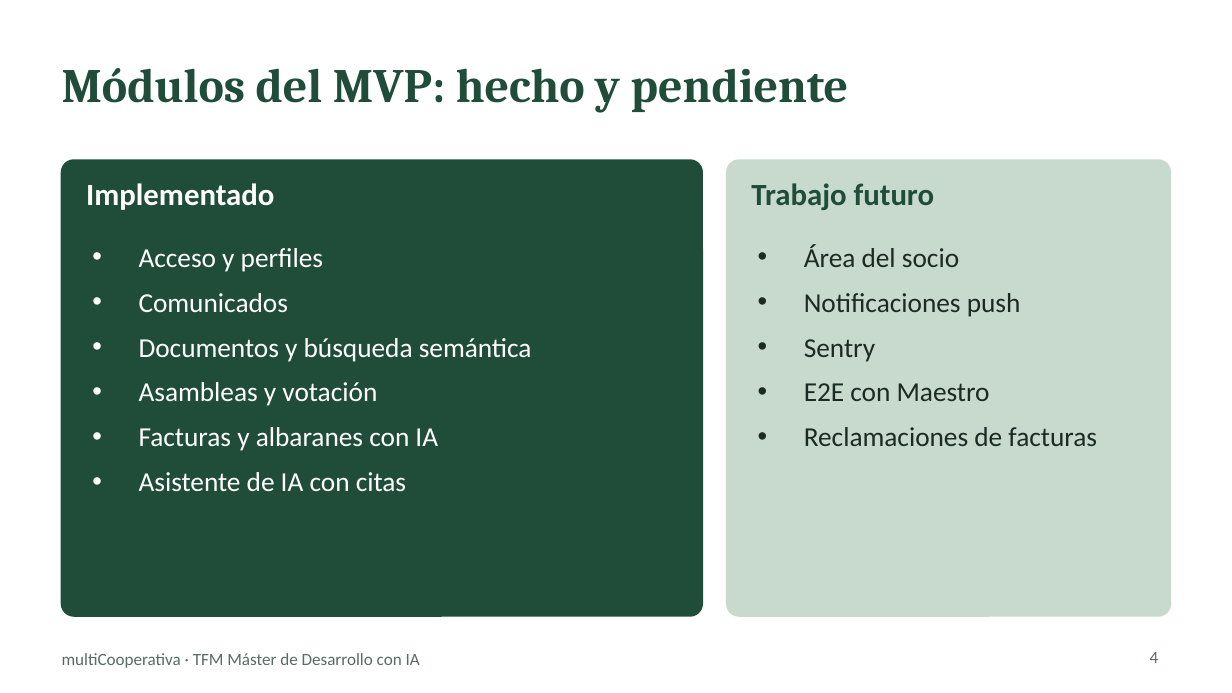
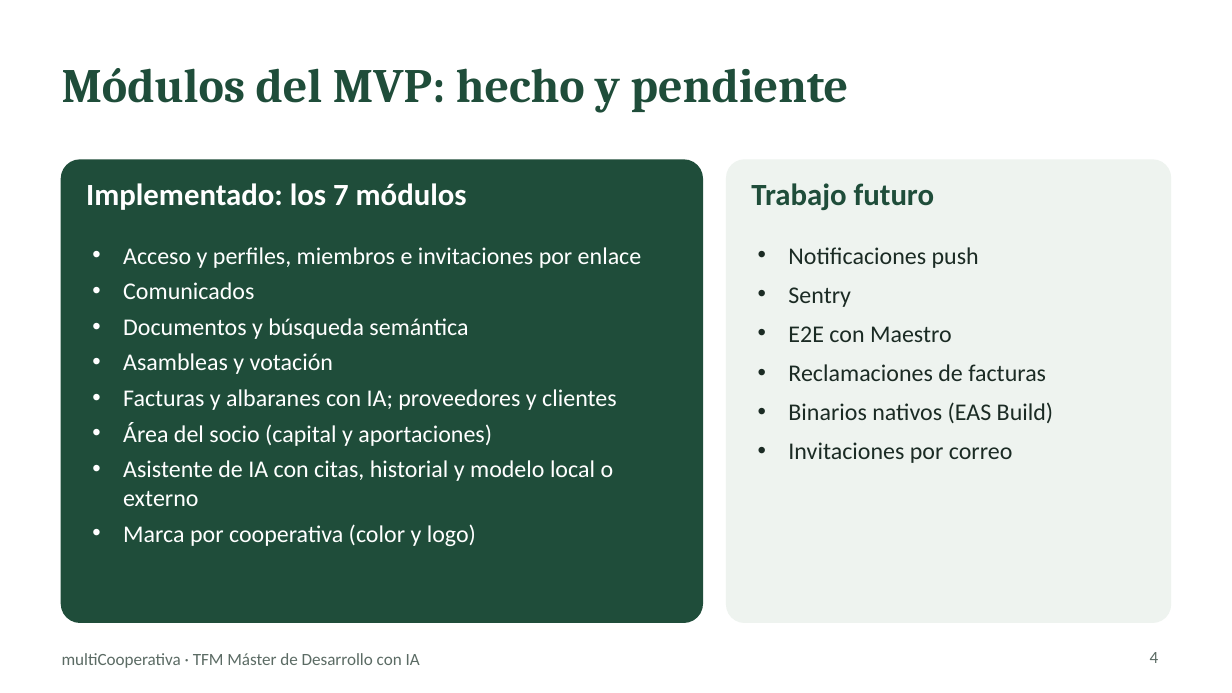
Before and after one commit to chaparro2001/multiCooperativa, a slide deck: slide 4 of docs/slides/multicooperativa-tfm.pptx. Drawn at 1232x693 pixels with LibreOffice and Linux fonts; fonts in the diff are those of the drawing. Boxes give left, top, right and bottom in pixels: in the first picture for what was removed or moved away, otherwise in the second. Text is boxed around its words. In the diff, an @@ line names an element or a change of style, - is before the commit and + after.

```diff
--- a/docs/slides/multicooperativa-tfm.pptx
+++ b/docs/slides/multicooperativa-tfm.pptx
@@ rounded rectangle: place and size @@
-rounded rectangle at [62, 160, 702, 616]
+rounded rectangle at [62, 160, 702, 622]
@@ rounded rectangle at [62, 160, 702, 622]: proportions changed @@
@@ rounded rectangle: place and size @@
-rounded rectangle at [727, 160, 1170, 616]
+rounded rectangle at [727, 160, 1170, 622]
@@ rounded rectangle at [727, 160, 1170, 622]: fill #C8D9CE to #EEF3EF; outline #C8D9CE 1 pt to #EEF3EF 1 pt; proportions changed @@
@@ text at [86, 183, 467, 210]: text changed @@
-Implementado
+Implementado: los 7 módulos
@@ text at [123, 247, 642, 268]: text changed; size 16 to 14 pt @@
-• Acceso y perfiles
+• Acceso y perfiles, miembros e invitaciones por enlace
@@ text at [788, 247, 1046, 381]: size 16 to 14 pt in "Notificaciones push", "Sentry", "E2E con Maestro", "Reclamaciones de facturas"; indent changed; less space between paragraphs @@
@@ text at [804, 244, 959, 267]: paragraph removed @@
-• Área del socio
@@ text at [123, 282, 468, 374]: size 16 to 14 pt in "Comunicados", "Documentos y búsqueda semántica", "Asambleas y votación"; indent changed; less space between paragraphs @@
@@ text at [123, 389, 617, 546]: text changed; size 16 to 14 pt @@
-• Facturas y albaranes con IA
-• Asistente de IA con citas
+• Facturas y albaranes con IA; proveedores y clientes
+• Área del socio (capital y aportaciones)
+• Asistente de IA con citas, historial y modelo local o externo
+• Marca por cooperativa (color y logo)
@@ text at [788, 402, 1053, 463]: paragraphs added @@
+• Binarios nativos (EAS Build)
+• Invitaciones por correo
```
Also in this commit, not shown: 11 other slides changed, 4 other files.
